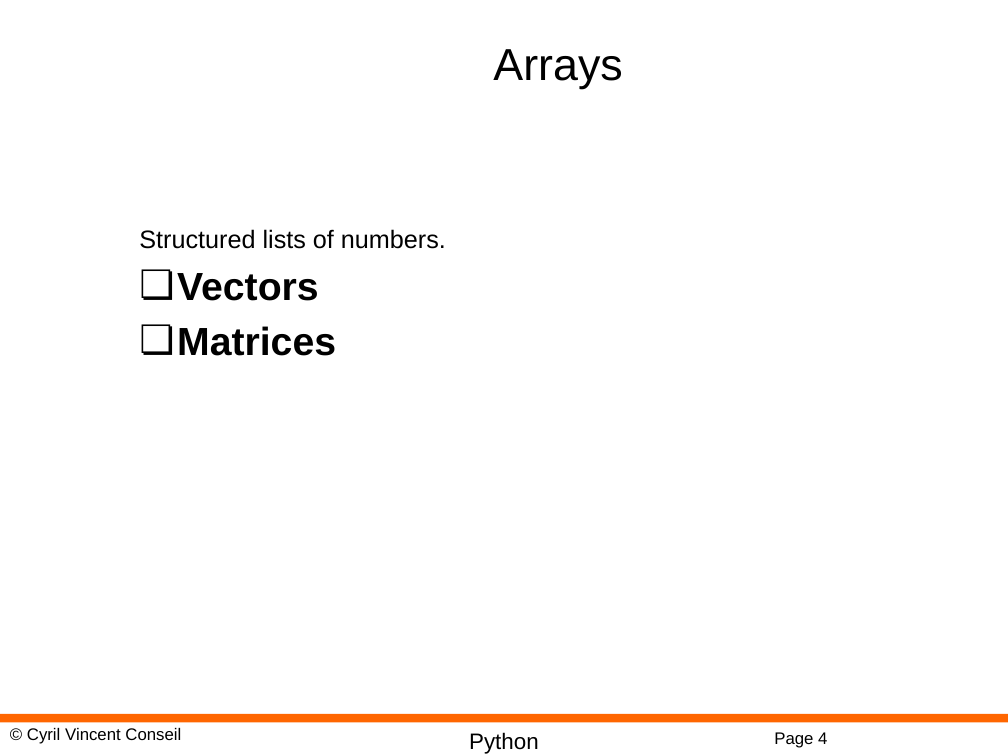
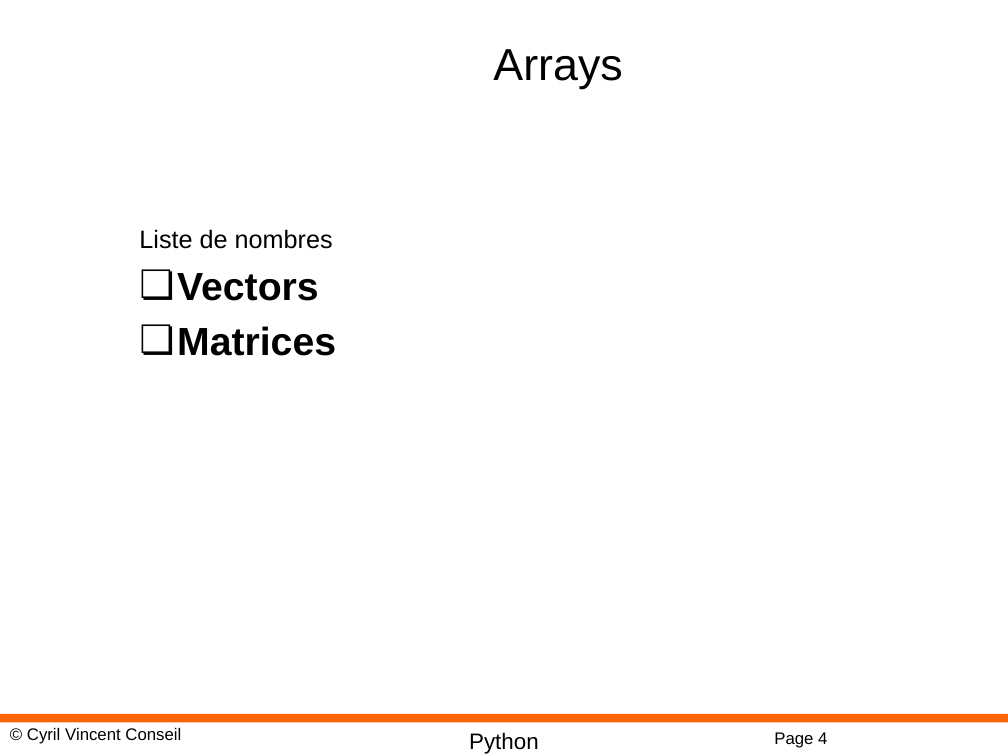
Before and after one commit to cyrilvincent/math, a slide deck: slide 4 of ppt/PythonMath06-Numpy.pptx. Drawn at 1008x756 pixels with LibreOffice and Linux fonts; fonts in the diff are those of the drawing; grey boxes stand for pictures; background and template pictures are left out. Boxes give left, top, right and bottom in pixels: in the first picture for what was removed or moved away, otherwise in the second. Text is boxed around its words. In the diff, an @@ line names an element or a change of style, - is before the commit and + after.

```diff
--- a/ppt/PythonMath06-Numpy.pptx
+++ b/ppt/PythonMath06-Numpy.pptx
@@ text at <box>139,229,333,249</box>: text changed @@
-Structured lists of numbers.
+Liste de nombres
```
Also in this commit, not shown: 3 other slides changed, 1 other file.
